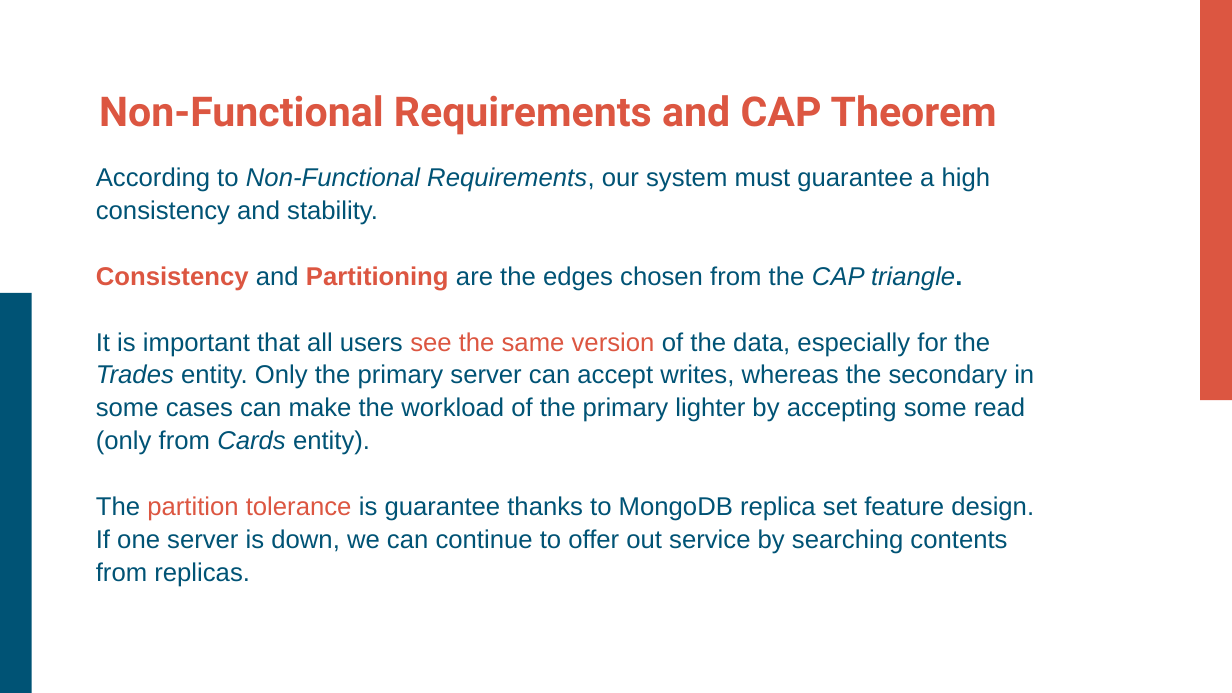
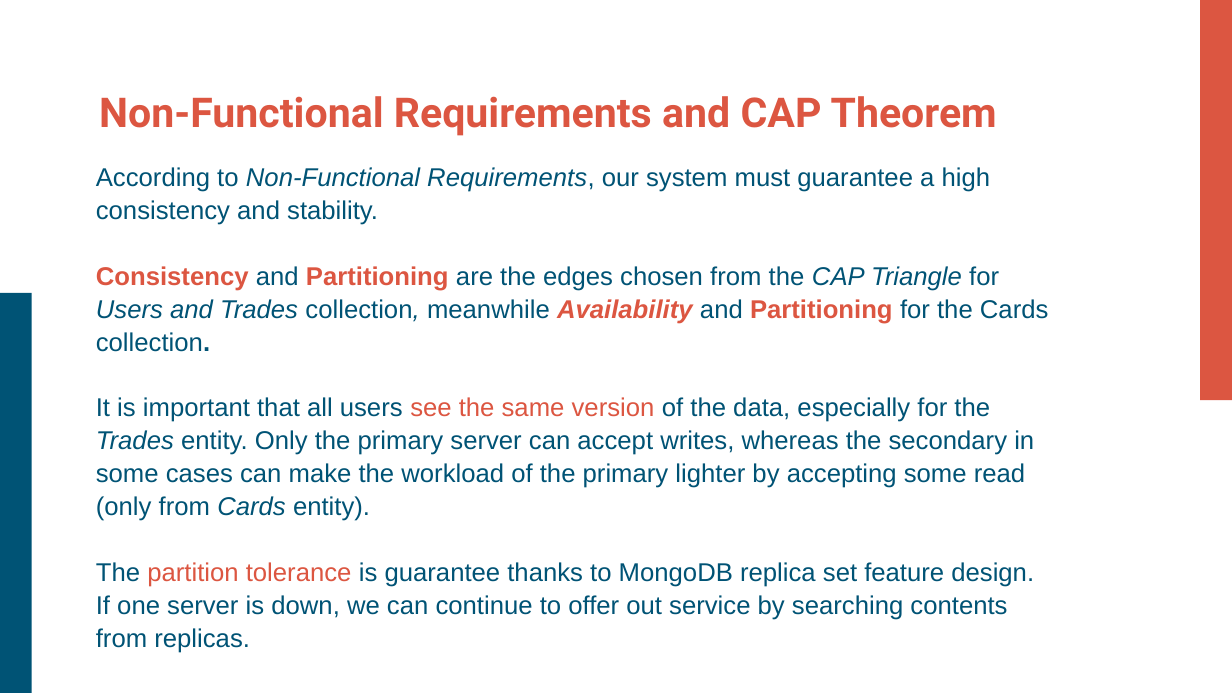
Before and after one commit to Plaza99/FantaManager, a slide deck: slide 5 of FantaManager-Presentation.pptx. Drawn at 1232x693 pixels with LibreOffice and Linux fonts; fonts in the diff are those of the drawing. Boxes give left, top, right and bottom in pixels: in the first picture for what was removed or moved away, otherwise in the second. Text is boxed around its words. In the diff, an @@ line names an element or a change of style, - is before the commit and + after.

Commit message:
Updated presentation

```diff
--- a/FantaManager-Presentation.pptx
+++ b/FantaManager-Presentation.pptx
@@ text at bbox=[96, 266, 1049, 352]: text changed @@
-Consistency and Partitioning are the edges chosen from the CAP triangle.
+Consistency and Partitioning are the edges chosen from the CAP Triangle for Users and Trades collection, meanwhile Availability and Partitioning for the Cards collection.
```
Also in this commit, not shown: 6 other slides changed, 1 slide added.
